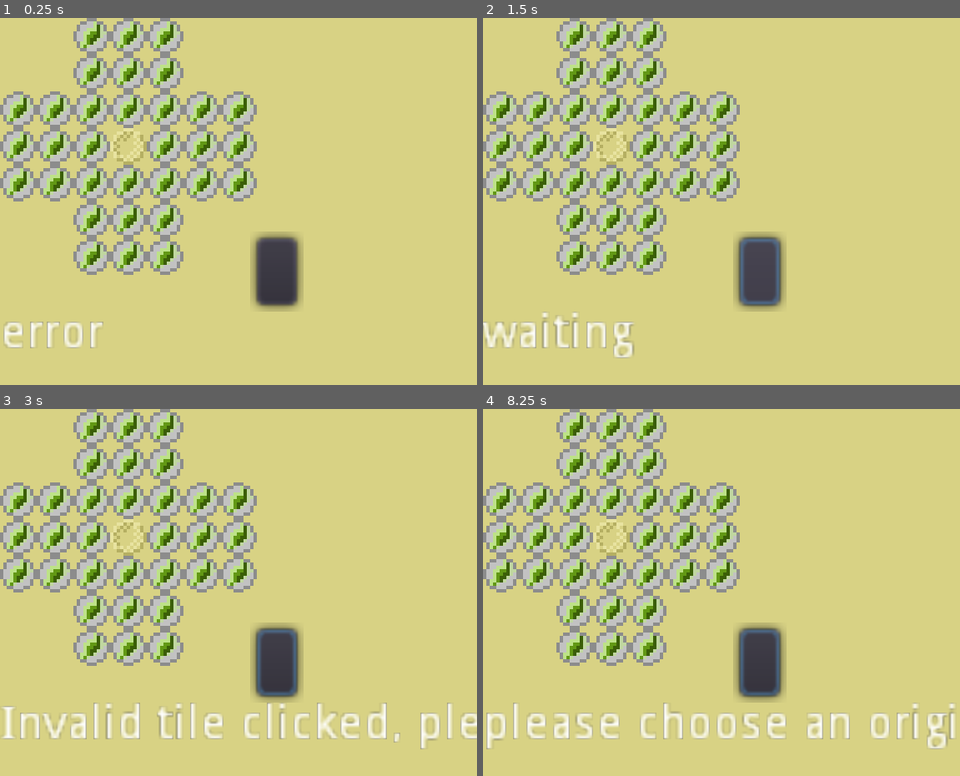
Above: before the commit, frames 1-4 (two rows, left to right).
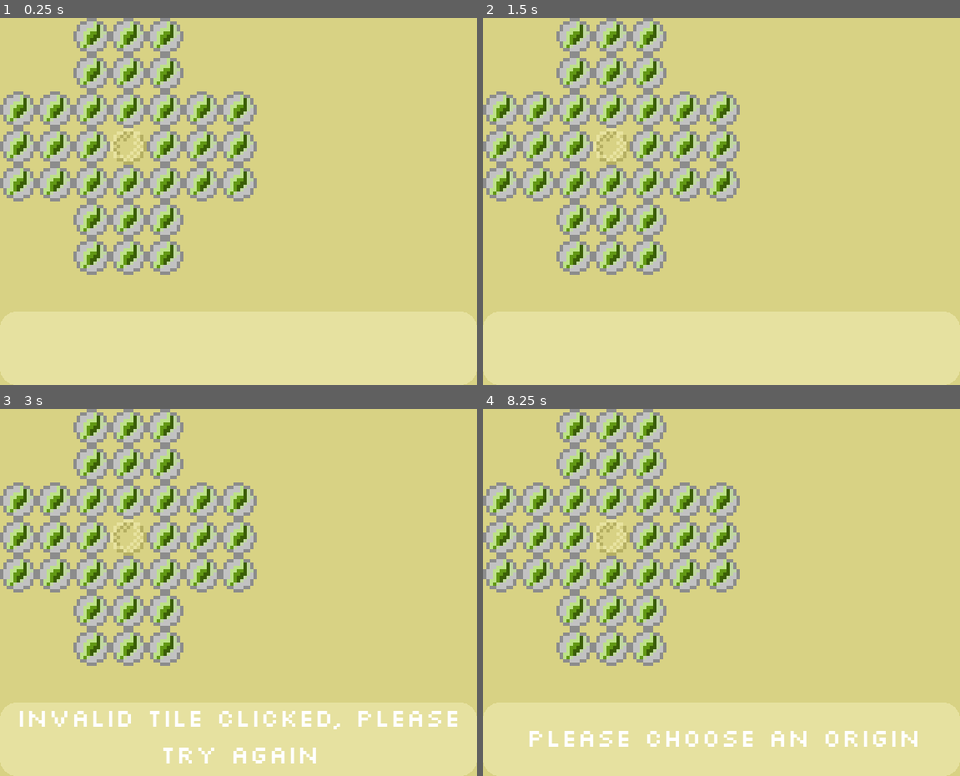
Above: after the commit, the same moments.

Repository: hannah-ronan/marble-solitaire
Game: Godot game, scene res://game.tscn
Same seed, same stepped clock (60 frames per second), same inputs: the game is played once before the commit and once after it.
Inputs (mouse positions are in pixels of both pictures, inside the frame that each line leads up to):
- Up to frame 1 (0.25 s): no input
- Up to frame 2 (1.5 s): click (759, 271) at 0.52 s; click (759, 271) at 1.27 s
- Up to frame 3 (3 s): click (276, 662) at 2.02 s; tap Enter at 2.75 s; move the mouse to (19, 427) at 2.77 s; click (19, 427) at 2.92 s
- Up to frame 4 (8.25 s): tap Space at 3.5, 5, 6.5 s; move the mouse to (540, 427) at 3.52 s; click (540, 427) at 3.67 s; tap Enter at 4.25, 5.75 s; move the mouse to (502, 464) at 4.27 s; click (502, 464) at 4.42 s; move the mouse to (540, 464) at 5.02 s; click (540, 464) at 5.17 s; move the mouse to (683, 427) at 5.77 s; click (683, 427) at 5.92 s; move the mouse to (721, 427) at 6.52 s; click (721, 427) at 6.67 s; move the mouse to (721, 464) at 7.27 s; click (721, 464) at 7.42 s; move the mouse to (611, 537) at 8.02 s; click (611, 537) at 8.17 s

The runs differ from the first frame. In frame 1, 22% of the frame differs, in the area x 0-100%, y 58-100%; in frame 2, 22%; in frame 3, 21%; in frame 4, 21%.

Commit message:
end the game if there are no valid moves

Diff:
--- a/game.tscn
+++ b/game.tscn
@@ -1,9 +1,22 @@
-[gd_scene load_steps=5 format=2]
+[gd_scene load_steps=8 format=2]
 
 [ext_resource path="res://main.gd" type="Script" id=1]
 [ext_resource path="res://marble.tscn" type="PackedScene" id=2]
 [ext_resource path="res://invalid.tscn" type="PackedScene" id=3]
 [ext_resource path="res://empty.tscn" type="PackedScene" id=4]
+[ext_resource path="res://slkscr.ttf" type="DynamicFontData" id=5]
+
+[sub_resource type="StyleBoxFlat" id=1]
+bg_color = Color( 0.90249, 0.88298, 0.629344, 1 )
+corner_radius_top_left = 5
+corner_radius_top_right = 5
+corner_radius_bottom_right = 5
+corner_radius_bottom_left = 5
+anti_aliasing = false
+
+[sub_resource type="DynamicFont" id=2]
+size = 8
+font_data = ExtResource( 5 )
 
 [node name="Node2D" type="Node2D"]
 script = ExtResource( 1 )
@@ -175,16 +188,22 @@
 margin_top = 88.0
 margin_right = 143.0
 margin_bottom = 110.0
-text = "error"
+custom_styles/normal = SubResource( 1 )
+custom_fonts/font = SubResource( 2 )
+align = 1
+valign = 1
+autowrap = true
 __meta__ = {
 "_edit_use_anchors_": false
 }
 
 [node name="Button" type="Button" parent="."]
-margin_left = 77.0
-margin_top = 66.0
-margin_right = 89.0
-margin_bottom = 86.0
+visible = false
+margin_left = 77.8294
+margin_top = 60.9384
+margin_right = 89.8294
+margin_bottom = 80.9384
+rect_rotation = 90.0
 __meta__ = {
 "_edit_use_anchors_": false
 }
--- a/main.gd
+++ b/main.gd
@@ -18,10 +18,14 @@
 #the currently selected marble and empty used for making moves
 var current_origin
 var current_dest
-
+var marble_holder_positions=[]
 
 func _ready():
-	#try_move($table/marble5, $table/empty)
+	#create an array of available positions in the marble holder to move junk marbles to later
+	for x in 5:
+		for y in 7:
+			marble_holder_positions.append(Vector2(x,y))
+
 	#catalogue all the tiles in the game so that their signals can be connected
 	for tile in $table.get_children():
 		if tile.get_class()=="Marble":
@@ -38,8 +42,10 @@
 	for inv in invalids:
 		inv.connect("invalid_clicked", self,"invalid_clicked")
 
+
 func try_move(origin, destination):
 	#origin is a marble object and destination is an empty object
+
 	var dest_pos = destination.position
 	var origin_pos = origin.position
 	var junk_marble_loc = Vector2(0,0)
@@ -61,7 +67,6 @@
 
 	var junk_marble_found = false
 	var junk_marble
-	print (junk_marble_loc/11)
 	for marb in marbles:
 		if junk_marble_loc == marb.position and marb.active==true:
 			#find the marble object that is at the location of the junk marble
@@ -71,7 +76,7 @@
 	if valid_move==true and junk_marble_found==true:
 		#deactivate the marble in between the origin and the destination
 		junk_marble.active = false
-		junk_marble.set_position(Vector2(0,0))
+		junk_marble.set_position(marble_holder_positions.pop_front()*11) #set the position to the next available spot in marbleholder
 		#move the old marble over into the marbleholder
 		$table.remove_child(junk_marble)
 		$marbleholder.add_child(junk_marble)
@@ -86,33 +91,40 @@
 		destination.set_position(origin_pos)
 		origin.reset_texture()
 		turn_status = "waiting"
+		#reset the error message
+		$message.set_text("")
+		#check to see if there are any valid moves left
+		check_for_moves()
+
 	else:
 		$message.set_text("Invalid Move, junk marble not found")
 
 func marble_clicked(clicked_marb):
 	#clicked_marb is the marble object that was clicked
-	#change the texture so its easy to see which marble was clicked
-	clicked_marb.toggle_texture()
-	for marble in marbles:
-		if marble != clicked_marb:
-			marble.reset_texture()
-	#update turn_status so that the user can choose a destination
-	turn_status = "origin chosen"
-	#update current_origin so it can be used in try_move later
-	current_origin = clicked_marb
+	if turn_status!="game over":
+		#change the texture so its easy to see which marble was clicked
+		clicked_marb.toggle_texture()
+		for marble in marbles:
+			if marble != clicked_marb:
+				marble.reset_texture()
+		#update turn_status so that the user can choose a destination
+		turn_status = "origin chosen"
+		#update current_origin so it can be used in try_move later
+		current_origin = clicked_marb
 
 func empty_clicked(clicked_empty):
 	#clicked_empty is the empty object the user clicked
-	#when the user clicks an empty make sure they are in the right stage of the turn
-	for marble in marbles:
-		marble.reset_texture()
-	if turn_status =="origin chosen":
-		turn_status = "destination chosen"
-		current_dest = clicked_empty
-		#now that the destination and origin have been chosen, use try_move to confirm that this is a valid move and try it
-		try_move(current_origin,current_dest)
-	else:
-		$message.set_text("please choose an origin")
+	if turn_status != "game over":
+		#when the user clicks an empty make sure they are in the right stage of the turn
+		for marble in marbles:
+			marble.reset_texture()
+		if turn_status =="origin chosen":
+			turn_status = "destination chosen"
+			current_dest = clicked_empty
+			#now that the destination and origin have been chosen, use try_move to confirm that this is a valid move and try it
+			try_move(current_origin,current_dest)
+		else:
+			$message.set_text("please choose an origin")
 
 func invalid_clicked():
 	$message.set_text("Invalid tile clicked, please try again")
@@ -121,3 +133,39 @@
 func _on_Button_pressed():
 	#for debugging purposes only
 	$message.set_text(turn_status)
+
+func check_for_moves():
+	#check to see if the player has no more moves left
+	var move_found = false
+	var empty_positions=[]
+	var marble_positions = []
+	for tile in $table.get_children():
+		if tile.get_class()=="Empty":
+			empty_positions.append(tile.position)
+		elif tile.get_class()=="Marble" and tile.active==true:
+			marble_positions.append(tile.position)
+
+	for marb in marbles:
+		if move_found != true:
+			if marb.active==true:
+				#check to see if the current marble has any valid moves
+				if marb.position+right in empty_positions and marb.position+right/2 in marble_positions:
+					move_found=true
+				elif marb.position+left in empty_positions and marb.position+left/2 in marble_positions:
+					move_found=true
+				elif marb.position+up in empty_positions and marb.position+up/2 in marble_positions:
+					move_found=true
+				elif marb.position+down in empty_positions and marb.position+down/2 in marble_positions:
+					move_found=true
+
+	if move_found != true:
+		game_over()
+
+func game_over():
+	#called whenever there are no valid moves left
+	turn_status="game over"
+	var marbles_left = 0
+	for marb in marbles:
+		if marb.active == true:
+			marbles_left+=1
+	$message.set_text("game over - "+str(marbles_left)+" marbles left")
Binary file added: VCR_OSD_MONO_1.001.ttf
Binary file added: slkscr.ttf
